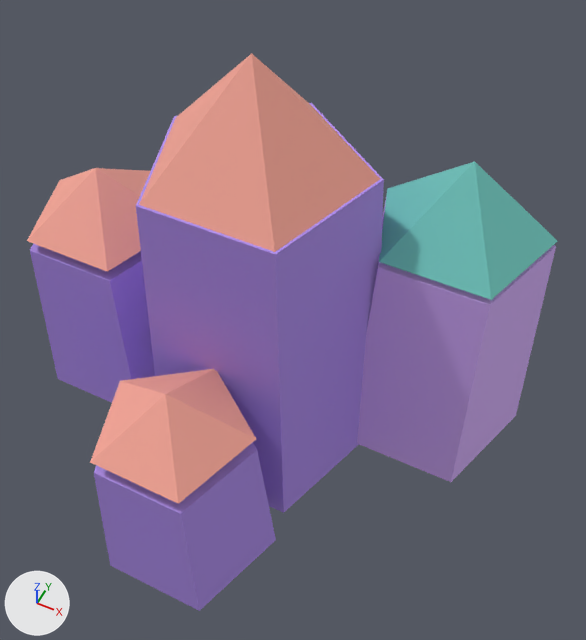
Before and after pictures for a commit that changed the Blender file source/art-source/crystal.blend.
Camera for both pictures: a 50 mm camera at (0.495, -0.865, 1.383) aimed at (0.084, -0.044, 0.357). Lighting does not change. The marker at lower left points along +X, +Y and +Z. The older version comes first.

Objects in the first picture: 'Crystal tip', 'Crystal tip.001', 'Crystal tip.002', 'Crystal tip.003', 'Prism', 'Prism.001', 'Prism.002', 'Prism.003'.
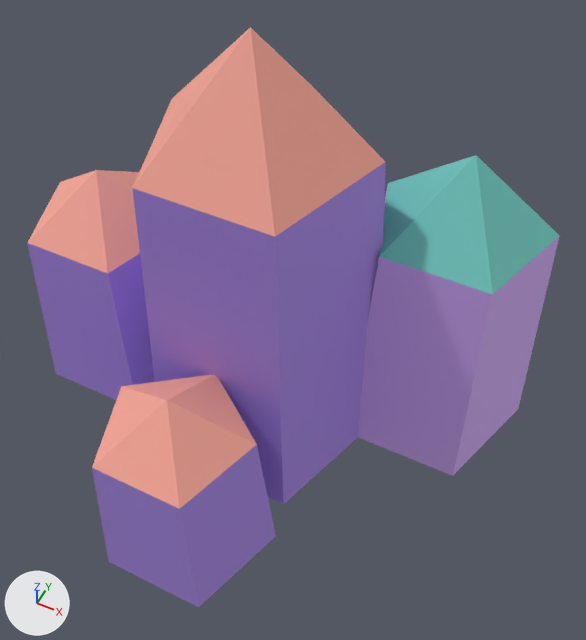
The change, as a list of edits to the scene's bpy script:
```text
Change ob_prism:
    ob_prism.location: (0.0, 0.0, 0.292) -> (0.0, 0.0, 0.325)
Change ob_crystal_tip:
    ob_crystal_tip.location: (0.0, 0.0, 0.71) -> (0.0, 0.0, 0.748)
Change ob_prism_001:
    ob_prism_001.location: (-0.34, 0.02, 0.167) -> (-0.34, 0.02, 0.185)
Change ob_crystal_tip_001:
    ob_crystal_tip_001.location: (-0.34, 0.02, 0.43) -> (-0.34, 0.02, 0.425)
Change ob_prism_002:
    ob_prism_002.location: (0.29, 0.17, 0.216) -> (0.29, 0.17, 0.24)
Change ob_crystal_tip_002:
    ob_crystal_tip_002.location: (0.29, 0.17, 0.54) -> (0.29, 0.17, 0.552)
Change ob_prism_003:
    ob_prism_003.location: (0.0, -0.3, 0.135) -> (0.0, -0.3, 0.15)
Change ob_crystal_tip_003:
    ob_crystal_tip_003.location: (0.0, -0.3, 0.36) -> (0.0, -0.3, 0.345)
```

Where the change shows, as pixel boxes [x1, y1, x2, y2] in the pictures (586 x 640 px):
'Prism', moved
    before: [136, 103, 384, 513]
    after: [132, 162, 386, 504]
'Crystal tip', moved
    before: [139, 53, 380, 252]
    after: [133, 27, 385, 237]
'Prism.002', moved
    before: [357, 200, 556, 482]
    after: [358, 185, 560, 476]
'Prism.003', moved
    before: [94, 442, 276, 611]
    after: [92, 445, 276, 607]
'Crystal tip.002', moved
    before: [379, 161, 557, 300]
    after: [379, 155, 560, 295]
'Crystal tip.003', moved
    before: [90, 369, 256, 504]
    after: [92, 375, 257, 509]
'Prism.001', moved
    before: [30, 244, 155, 403]
    after: [27, 243, 155, 400]
'Crystal tip.001', moved
    before: [27, 168, 150, 272]
    after: [27, 170, 140, 274]
